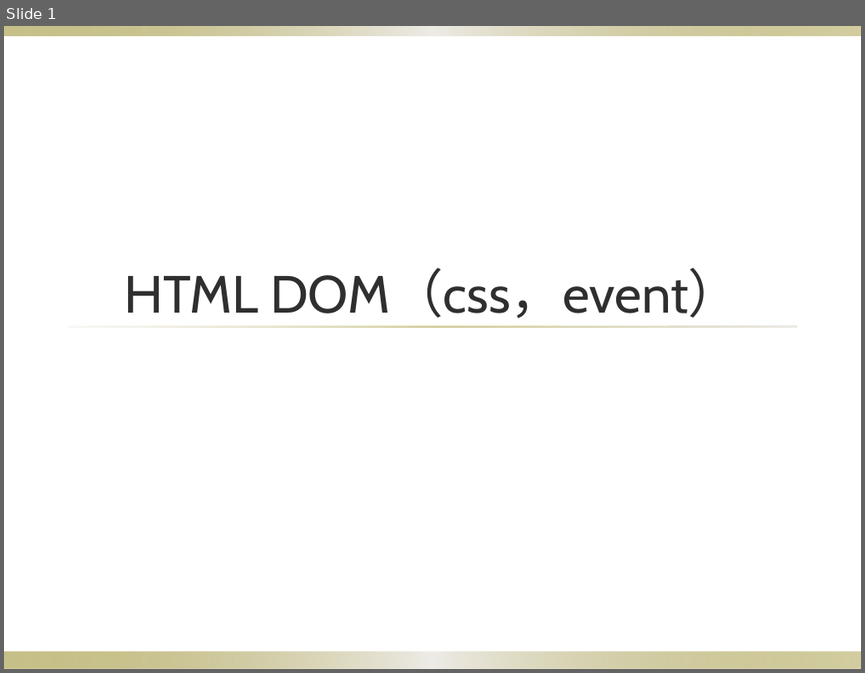
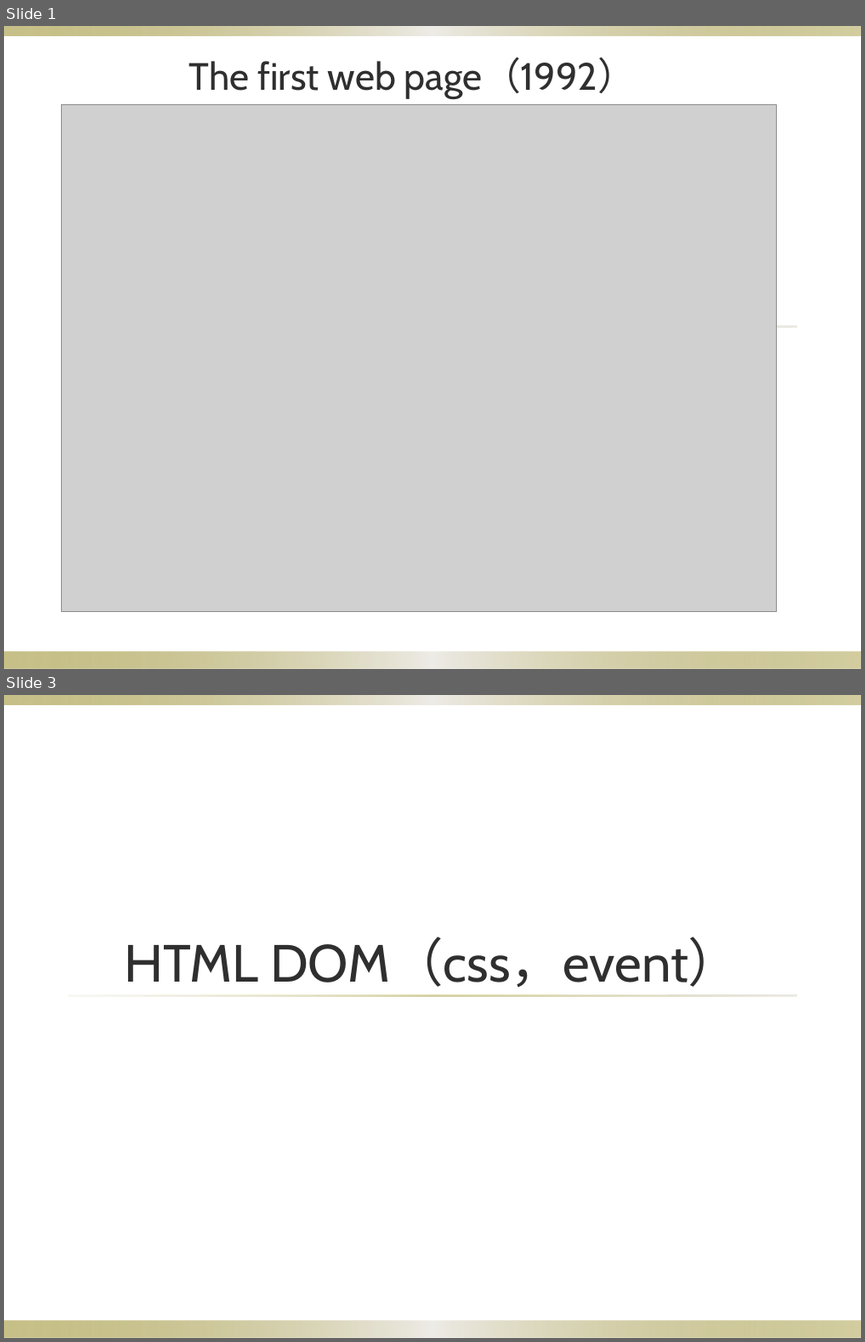
Before and after one commit to yangzcheung/yangzcheung, a slide deck: Dom/HTML DOM（css，event）.pptx. Shown one above the other, each under a label of ours: slide 1 before the commit, slides 1 and 3 after it; the slides between them are not shown. The pictures are 865x673 and 865x1342 pixels, drawn with LibreOffice and Linux fonts; fonts in the diff are those of the drawing; grey boxes stand for pictures; background and template pictures are left out. Boxes give left, top, right and bottom in pixels: in the first picture for what was removed or moved away, otherwise in the second. Text is boxed around its words. In the diff, an @@ line names an element or a change of style, - is before the commit and + after.

```diff
--- a/Dom/HTML DOM（css，event）.pptx
+++ b/Dom/HTML DOM（css，event）.pptx
@@ slide 1 added at (4,26,861,669), background picture (left out); not listed: 3 template elements that a slide beside it also shows @@
@@ title added at (188,57,636,98), 32 pt, text #2F2F2F @@
+The first web page（1992）
@@ picture added at (62,105,777,611) @@
@@ what was slide 1 is now slide 3 @@
```
Also in this commit, not shown: 2 other slides added, 12 other files.
